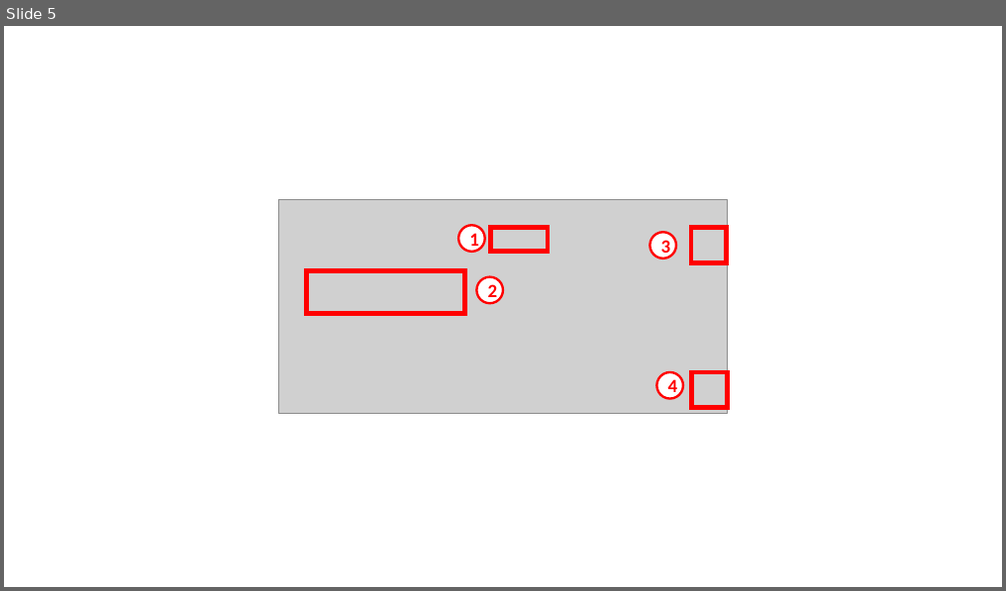
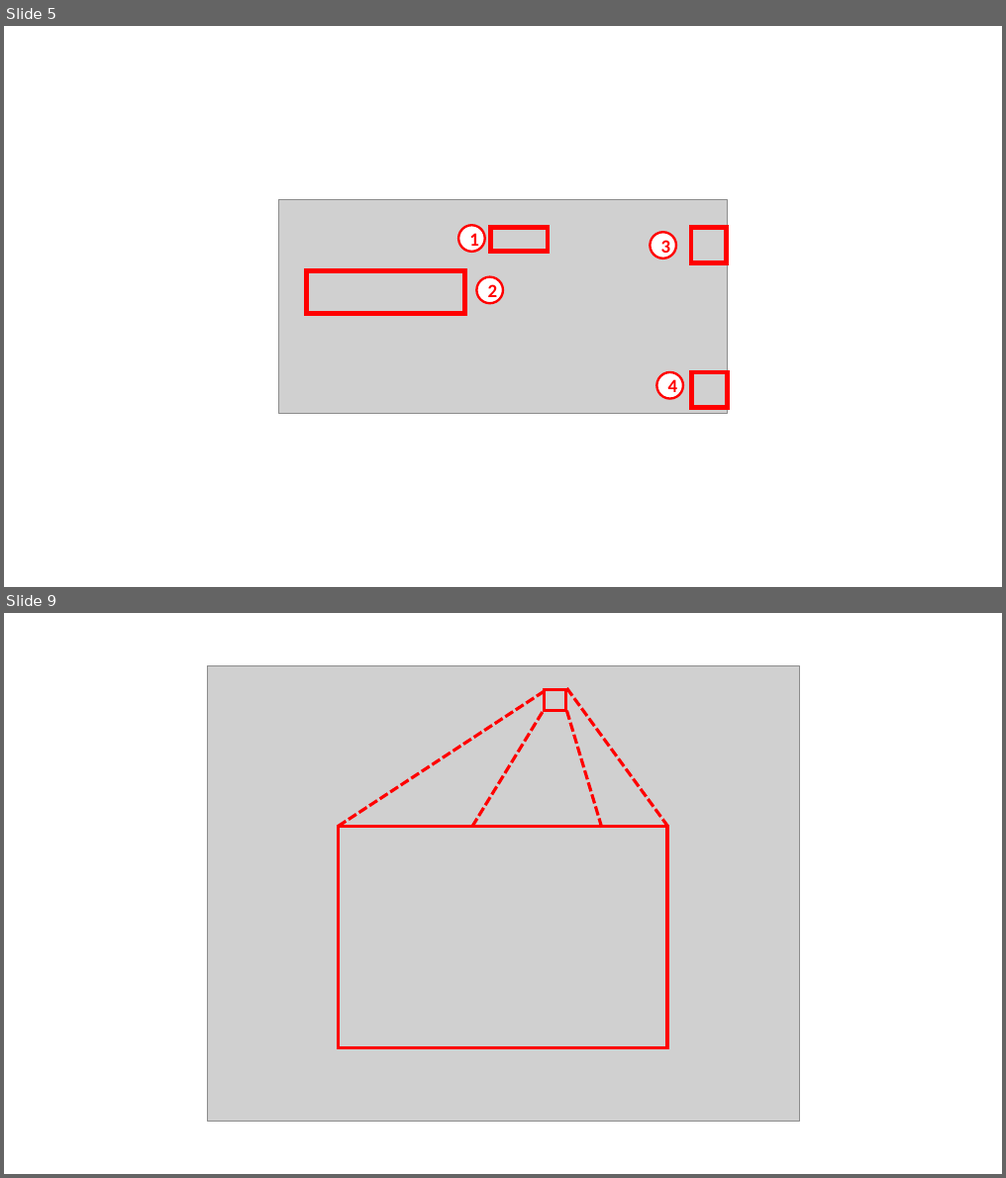
Before and after one commit to xpessoles/TP_Documents_PSI, a slide deck: 04_CoMAX/04_Comax_Documentation.pptx. Shown one above the other, each under a label of ours: slide 5 before the commit, slides 5 and 9 after it; the slides between them are not shown. The pictures are 1006x591 and 1006x1178 pixels, drawn with LibreOffice and Linux fonts; fonts in the diff are those of the drawing; grey boxes stand for pictures. Boxes give left, top, right and bottom in pixels: in the first picture for what was removed or moved away, otherwise in the second. Text is boxed around its words. In the diff, an @@ line names an element or a change of style, - is before the commit and + after.

```diff
--- a/04_CoMAX/04_Comax_Documentation.pptx
+++ b/04_CoMAX/04_Comax_Documentation.pptx
@@ slide 9 added at (4, 613, 1002, 1174), background #FFFFFF @@
@@ picture added at (207, 665, 799, 1121) @@
@@ line added from (545, 691) to (339, 827), #FF0000 3 pt dashed @@
@@ rectangle added at (545, 689, 566, 710), outline #FF0000 3 pt @@
@@ line added from (567, 688) to (667, 826), #FF0000 3 pt dashed @@
@@ line added from (543, 712) to (472, 826), #FF0000 3 pt dashed @@
@@ line added from (567, 711) to (602, 829), #FF0000 3 pt dashed @@
@@ rectangle added at (339, 827, 668, 1048), outline #FF0000 3 pt @@
```
Also in this commit, not shown: 3 other slides added, 5 other files.
